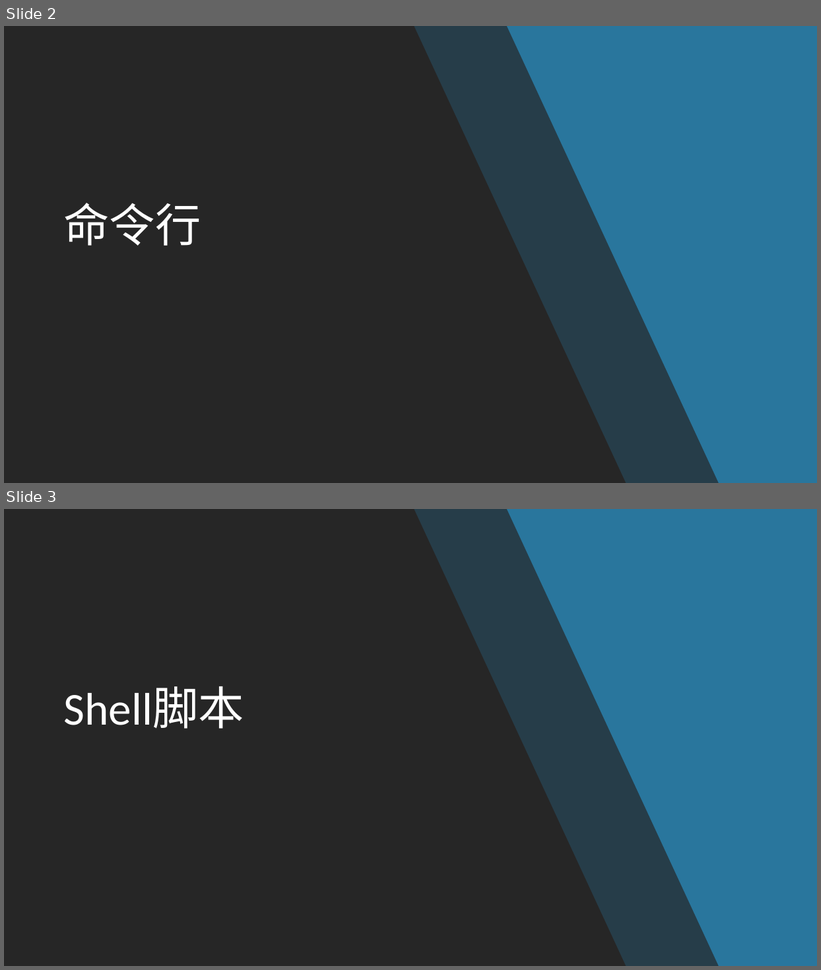
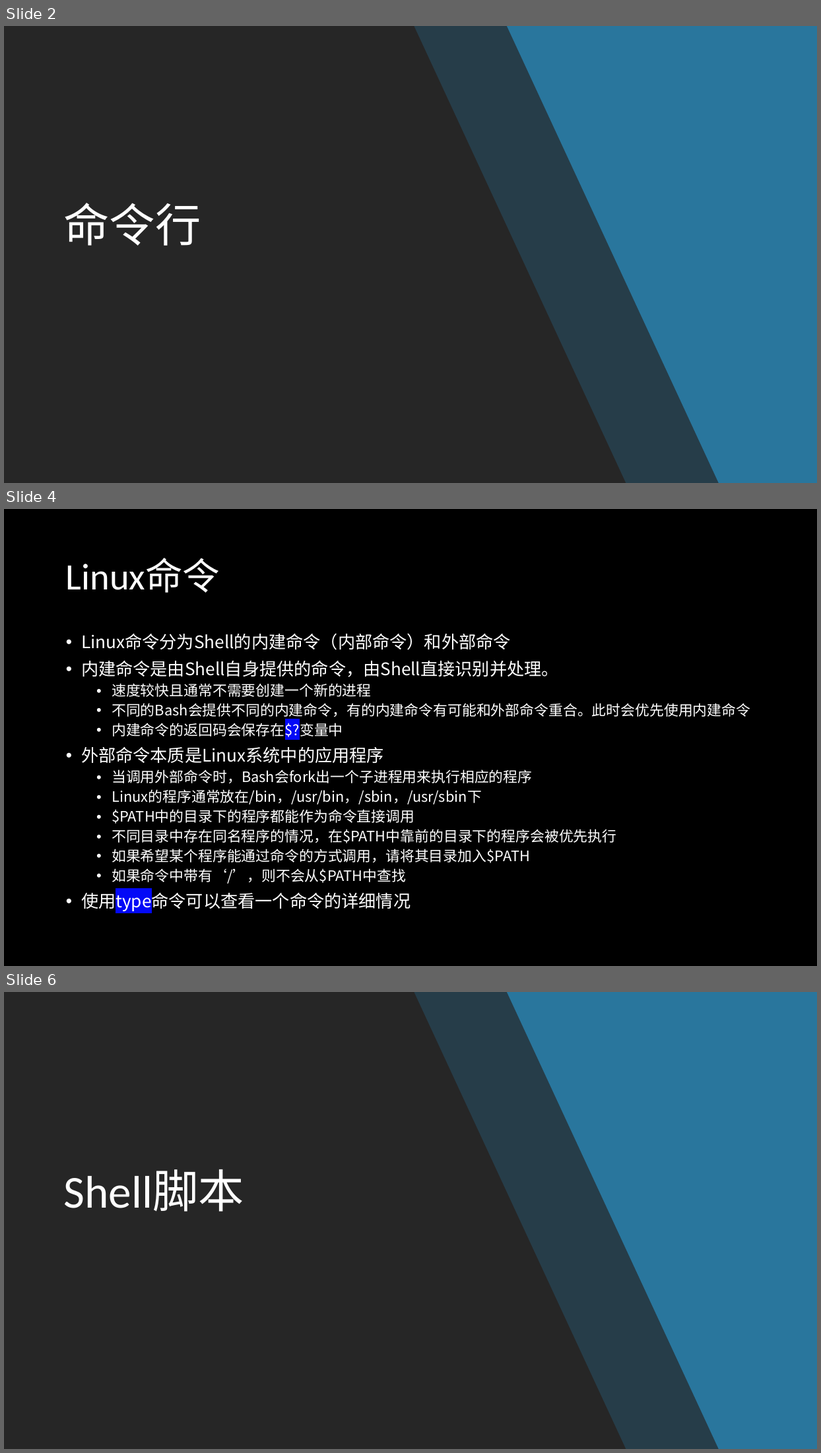
Before and after one commit to SleepySoft/SleepyMemo, a slide deck: Linux命令行和Shell脚本.pptx. Shown one above the other, each under a label of ours: slides 2 and 3 before the commit, slides 2, 4 and 6 after it; the slides between them are not shown. The pictures are 821x970 and 821x1453 pixels, drawn with LibreOffice and Linux fonts; fonts in the diff are those of the drawing. Boxes give left, top, right and bottom in pixels: in the first picture for what was removed or moved away, otherwise in the second. Text is boxed around its words. In the diff, an @@ line names an element or a change of style, - is before the commit and + after.

```diff
--- a/Linux命令行和Shell脚本.pptx
+++ b/Linux命令行和Shell脚本.pptx
@@ slide 4 added at (x1=4, y1=509, x2=817, y2=966), background #000000 @@
@@ title added at (x1=66, y1=558, x2=220, y2=593), 44 pt, text #FFFFFF @@
+Linux命令
@@ text added at (x1=81, y1=633, x2=750, y2=913), 17 pt, text #FFFFFF @@
+• Linux命令分为Shell的内建命令（内部命令）和外部命令
+• 内建命令是由Shell自身提供的命令，由Shell直接识别并处理。
+  • 速度较快且通常不需要创建一个新的进程
+  • 不同的Bash会提供不同的内建命令，有的内建命令有可能和外部命令重合。此时会优先使用内建命令
+  • 内建命令的返回码会保存在$?变量中
+• 外部命令本质是Linux系统中的应用程序
+  • 当调用外部命令时，Bash会fork出一个子进程用来执行相应的程序
+  • Linux的程序通常放在/bin，/usr/bin，/sbin，/usr/sbin下
+  • $PATH中的目录下的程序都能作为命令直接调用
+  • 不同目录中存在同名程序的情况，在$PATH中靠前的目录下的程序会被优先执行
+  • 如果希望某个程序能通过命令的方式调用，请将其目录加入$PATH
+  • 如果命令中带有‘/’，则不会从$PATH中查找
+• 使用type命令可以查看一个命令的详细情况
@@ what was slide 3 is now slide 6 @@
```
Also in this commit, not shown: 2 slides changed, 7 other slides added, 3 slides removed.
